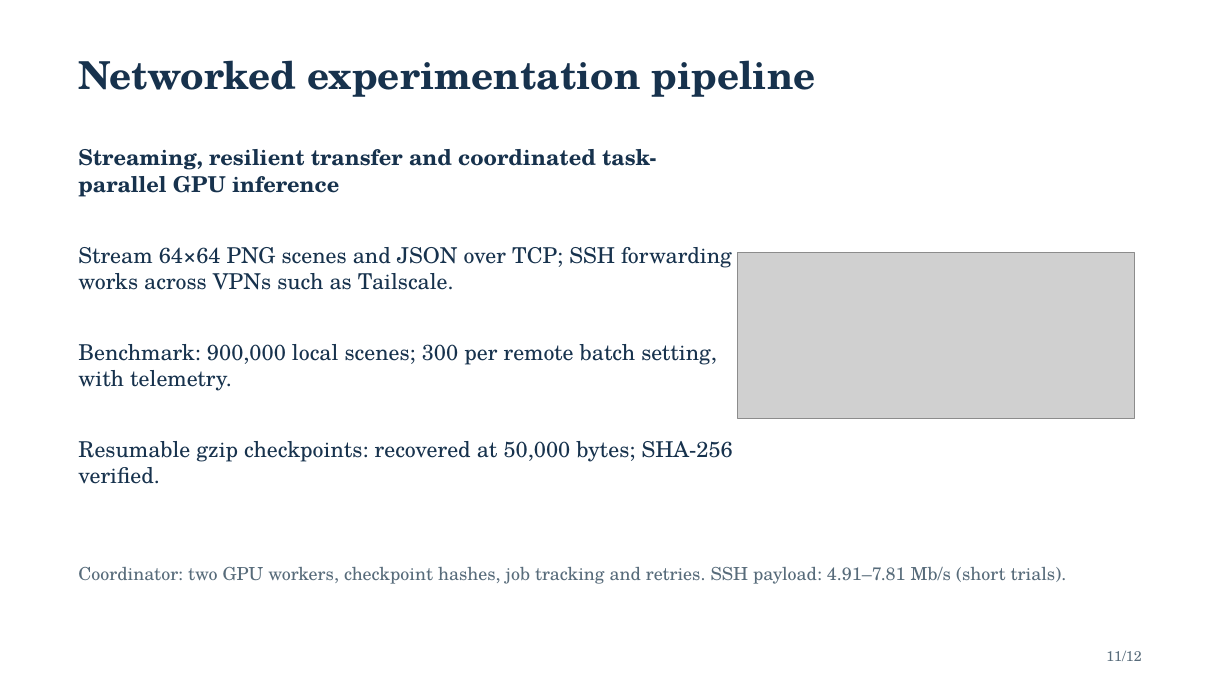
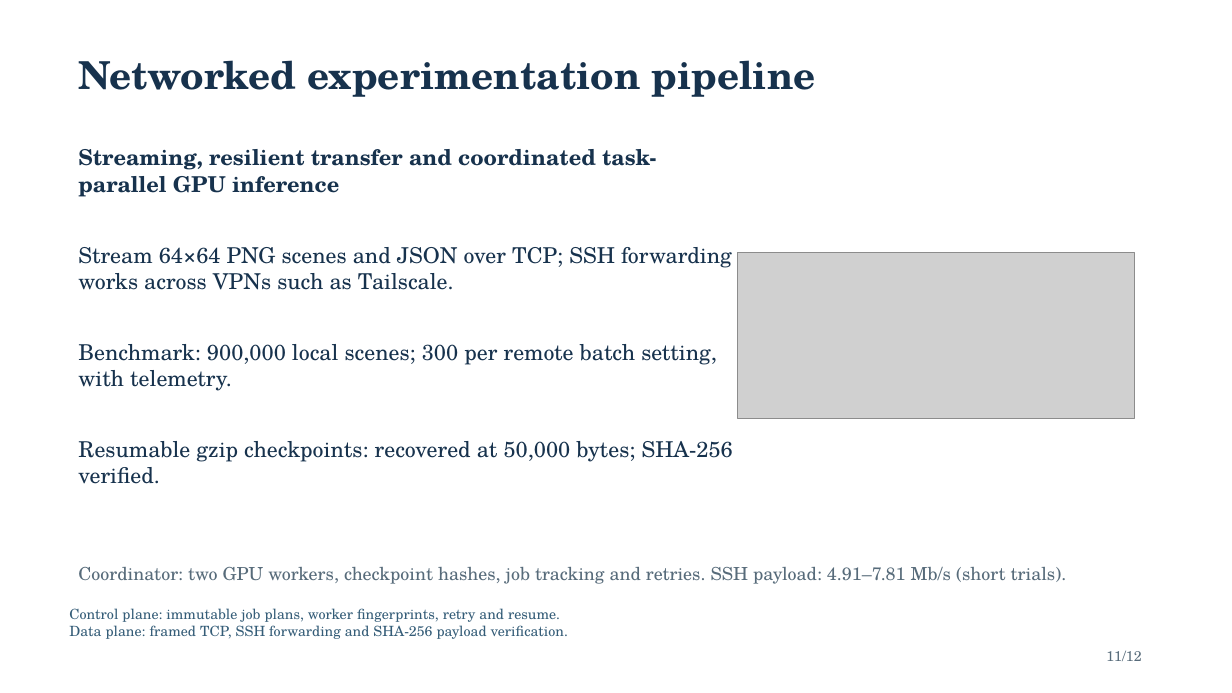
Before and after one commit to Space-Dev0/muadib, a slide deck: slide 11 of presentation/powerpoint/submission-final.pptx. Drawn at 1232x693 pixels with LibreOffice and Linux fonts; fonts in the diff are those of the drawing; grey boxes stand for pictures. Boxes give left, top, right and bottom in pixels: in the first picture for what was removed or moved away, otherwise in the second. Text is boxed around its words. In the diff, an @@ line names an element or a change of style, - is before the commit and + after.

Commit message:
docs: expand networking and presentation context
Add the six proposed hypotheses, protocol-layer details, throughput definitions, and the measured networking figure to the paper. Expand all twelve slides with additional explanations and describe the verified coordination, retry, and integrity mechanisms.

```diff
--- a/presentation/powerpoint/submission-final.pptx
+++ b/presentation/powerpoint/submission-final.pptx
@@ text added at box(69, 608, 568, 639), 11 pt, text #355D78 @@
+Control plane: immutable job plans, worker fingerprints, retry and resume.
+Data plane: framed TCP, SSH forwarding and SHA-256 payload verification.
```
Also in this commit, not shown: 11 other slides changed, 5 other files.
